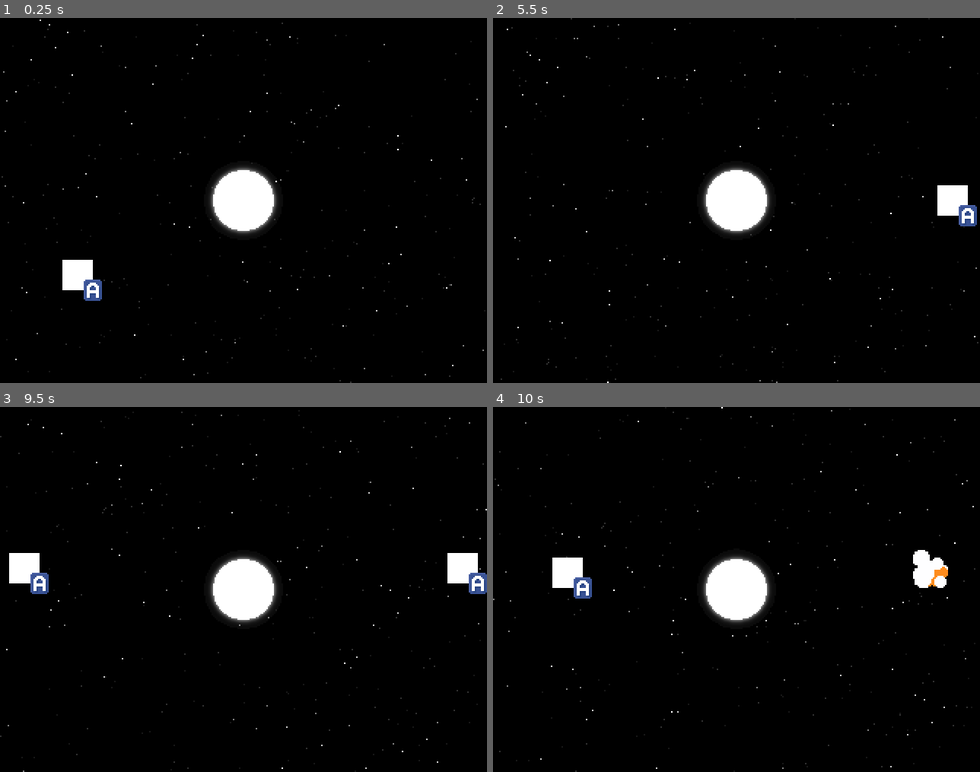
Above: before the commit, frames 1-4 (two rows, left to right).
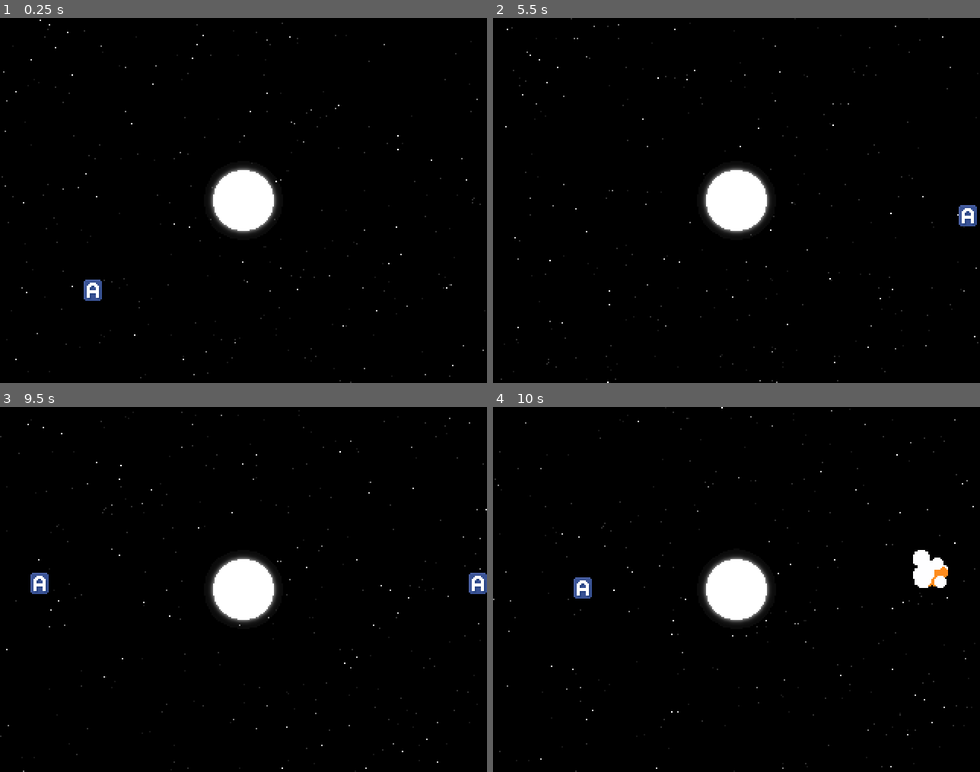
Above: after the commit, the same moments.

Repository: lethiandev/neutron-star
Game: Godot game, scene res://stages/gameplay/gameplay.tscn
Two runs of this game, one before a commit and one after it. Both use one fixed random seed, a clock stepped at 60 frames per second and the inputs below.
Inputs:
- Up to frame 1 (0.25 s): no input
- Up to frame 2 (5.5 s): tap one key every 0.75 s from 0.6 s: A (action_a) B (action_b) P (action_p) X (action_x) A (action_a) B (action_b) P (action_p)
- Up to frame 3 (9.5 s): tap one key every 0.75 s from 5.85 s: X (action_x) A (action_a) B (action_b) P (action_p) X (action_x)
- Up to frame 4 (10 s): tap A (action_a) at 9.6 s

The runs differ from the first frame. In frame 1, 0.5% of the frame differs, in the area x 12-20%, y 66-75%; in frame 2, 0.5%; in frame 3, 0.9%, in the area x 1-99%, y 40-49%; in frame 4, 0.5%.
Error in both runs: Invalid get index of type 'String' (on base: 'Dictionary'). (res://units/action_key/action_key.gd:17)

Commit message:
Remove polygon node from unit base

Diff:
--- a/src/units/unit_base.tscn
+++ b/src/units/unit_base.tscn
@@ -13,7 +13,4 @@
 [node name="CollisionShape2D" type="CollisionShape2D" parent="."]
 shape = SubResource( 1 )
 
-[node name="Polygon2D" type="Polygon2D" parent="."]
-polygon = PoolVector2Array( -10, -10, 10, -10, 10, 10, -10, 10 )
-
 [node name="ActionKey" parent="." instance=ExtResource( 1 )]
